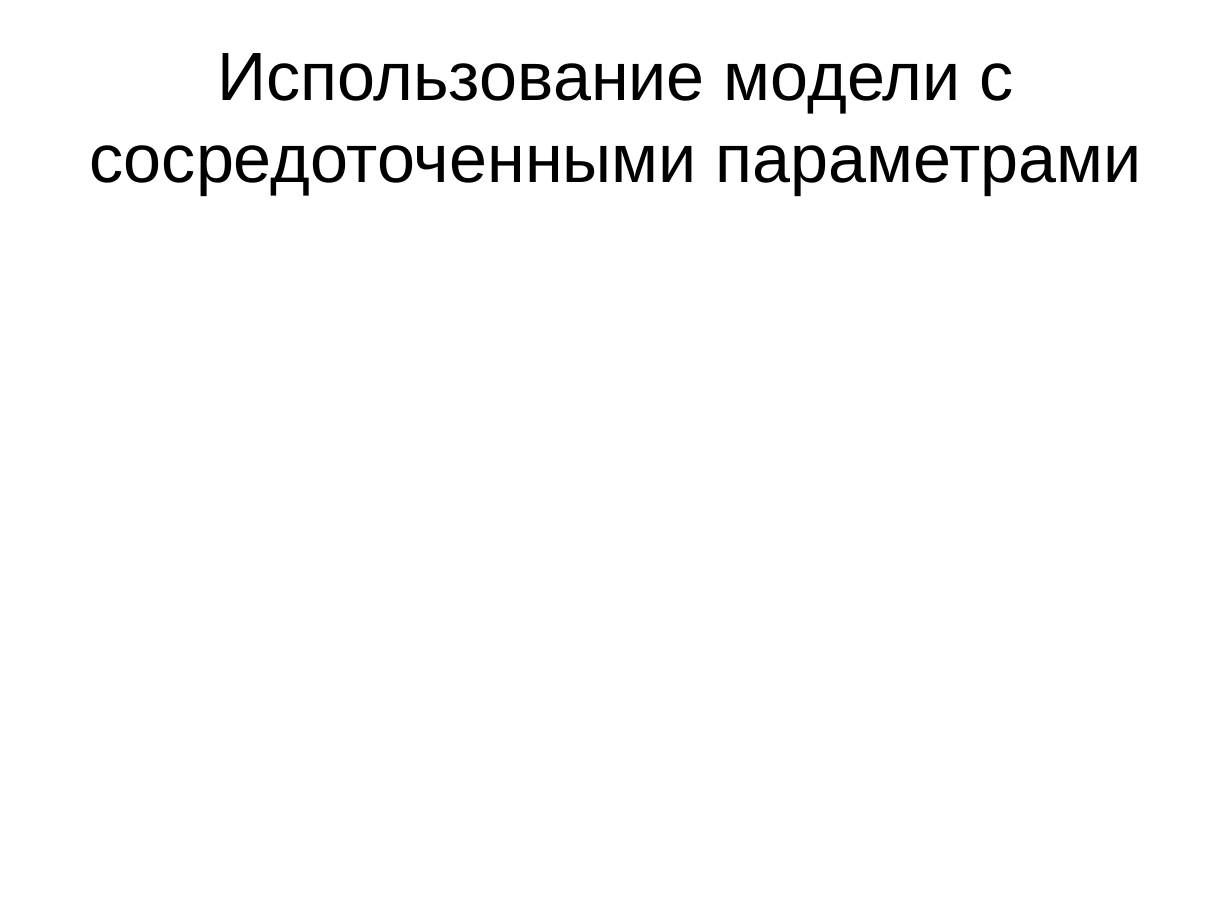
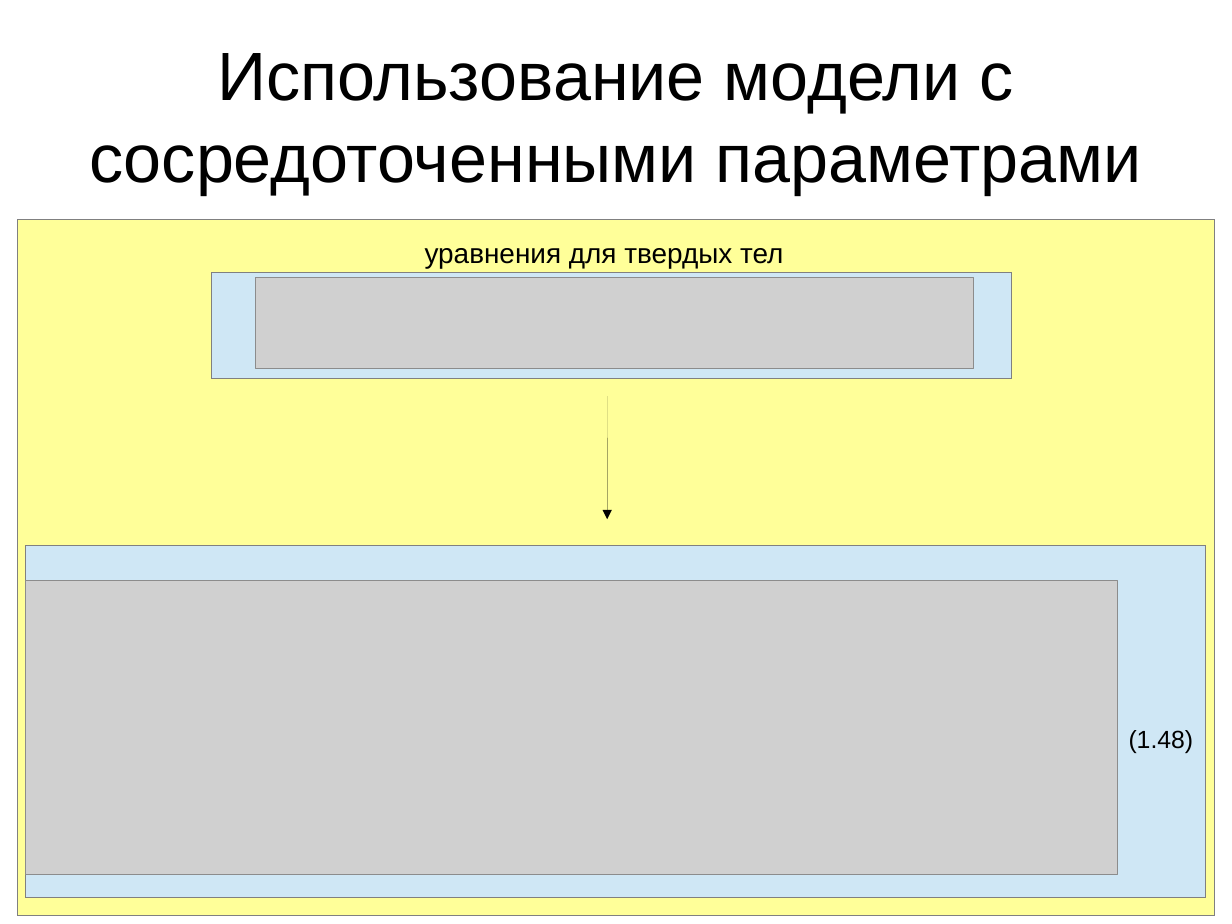
Before and after one commit to yagodar/altium-visualization-tool, a slide deck: slide 9 of data/documents/dissertation/yagodarov/Презентация.odp. Drawn at 1232x924 pixels with LibreOffice and Linux fonts; fonts in the diff are those of the drawing; grey boxes stand for pictures. Boxes give left, top, right and bottom in pixels: in the first picture for what was removed or moved away, otherwise in the second. Text is boxed around its words. In the diff, an @@ line names an element or a change of style, - is before the commit and + after.

```diff
--- a/data/documents/dissertation/yagodarov/Презентация.odp
+++ b/data/documents/dissertation/yagodarov/Презентация.odp
@@ rectangle added at (18, 220, 1215, 916), fill #FFFF99, outline #808080 0 pt @@
@@ text added at (425, 248, 783, 269), 18 pt, text #000000 @@
+уравнения для твердых тел
@@ rectangle added at (211, 273, 1013, 378), fill #CFE7F5, outline #808080 0 pt @@
@@ picture added at (255, 277, 974, 369) @@
@@ arrow added from (607, 396) to (607, 520), #000000 0 pt @@
@@ rectangle added at (26, 546, 1206, 898), fill #CFE7F5, outline #808080 0 pt @@
@@ picture added at (26, 581, 1118, 875) @@
@@ text added at (1129, 730, 1194, 753), 16 pt, text #000000 @@
+(1.48)
```
Also in this commit, not shown: 3 other slides changed, 2 slides added, 3 slides removed, 2 other files.
